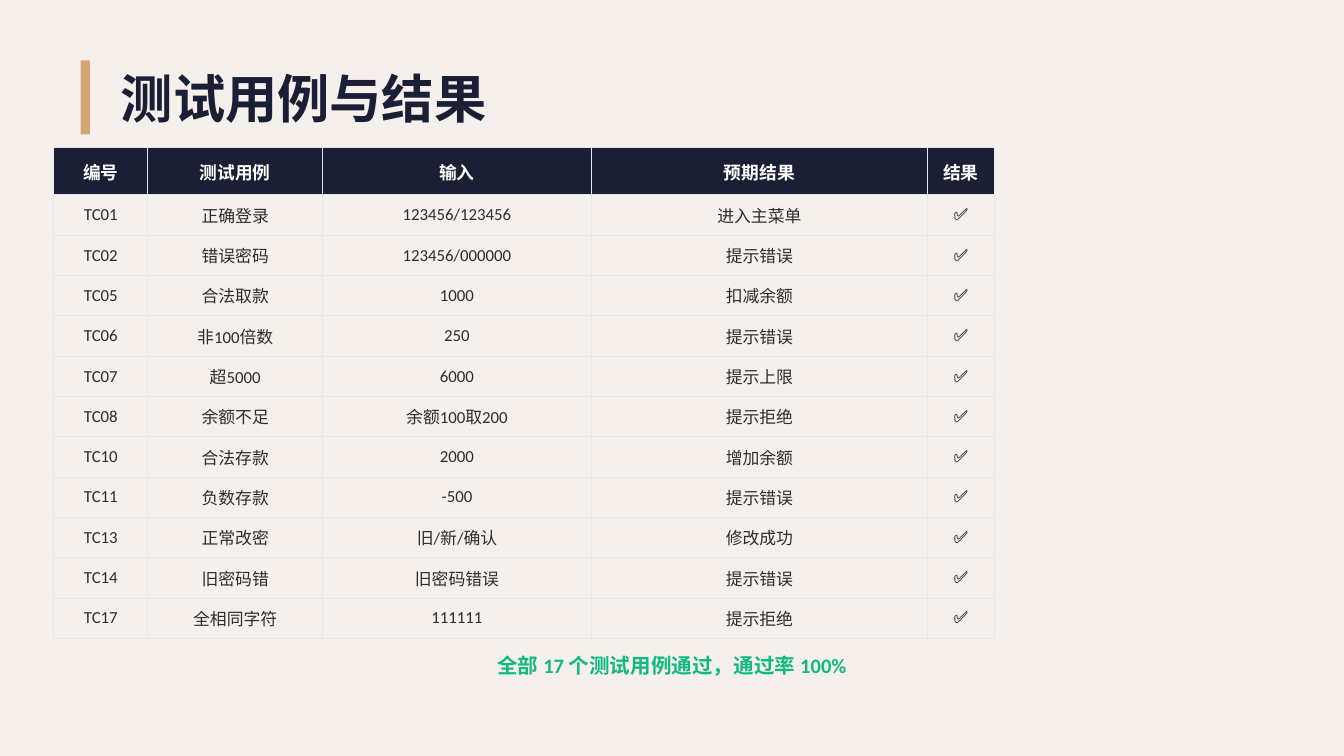
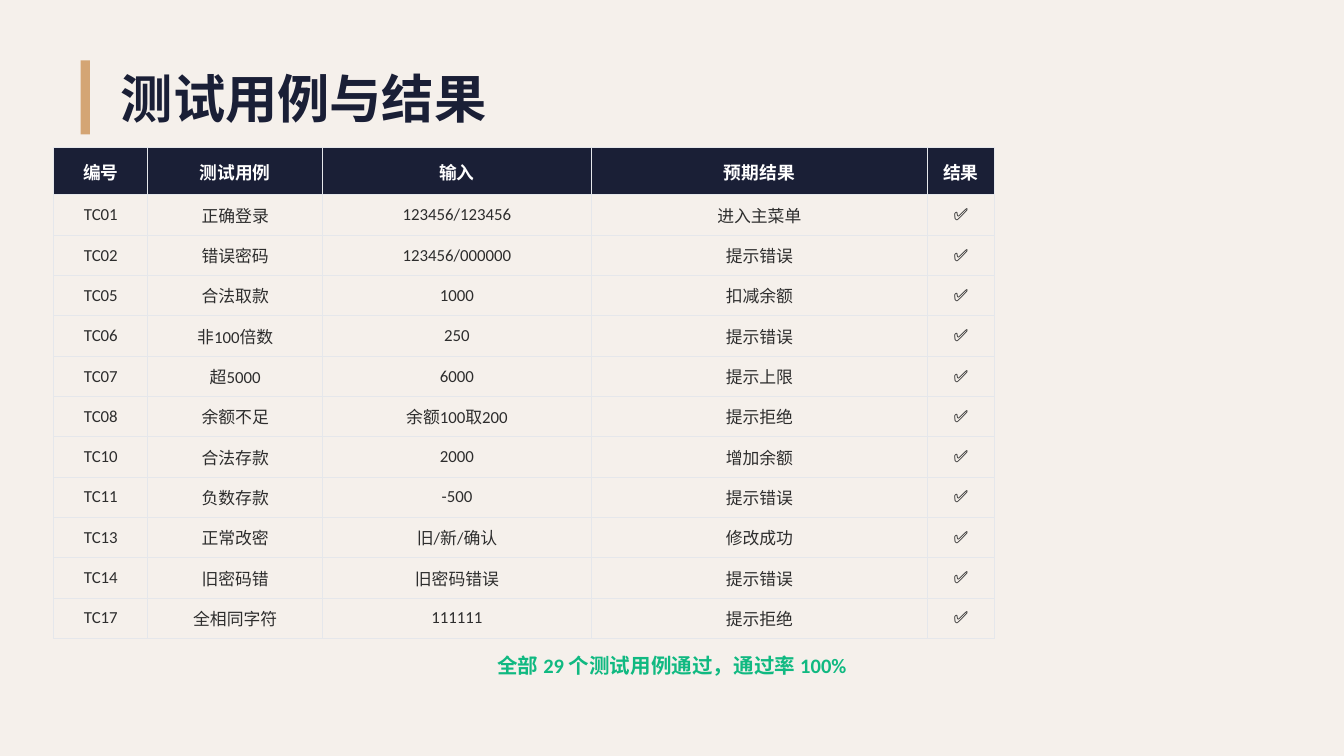
Before and after one commit to Unconnectable/atm, a slide deck: slide 20 of ATM项目演示.pptx. Drawn at 1344x756 pixels with LibreOffice and Linux fonts; fonts in the diff are those of the drawing. Boxes give left, top, right and bottom in pixels: in the first picture for what was removed or moved away, otherwise in the second. Text is boxed around its words. In the diff, an @@ line names an element or a change of style, - is before the commit and + after.

```diff
--- a/ATM项目演示.pptx
+++ b/ATM项目演示.pptx
@@ text at <box>497,655,846,676</box>: text changed @@
-全部 17 个测试用例通过，通过率 100%
+全部 29 个测试用例通过，通过率 100%
```
Also in this commit, not shown: 1 other slide changed, 2 slides added, 10 other files.
